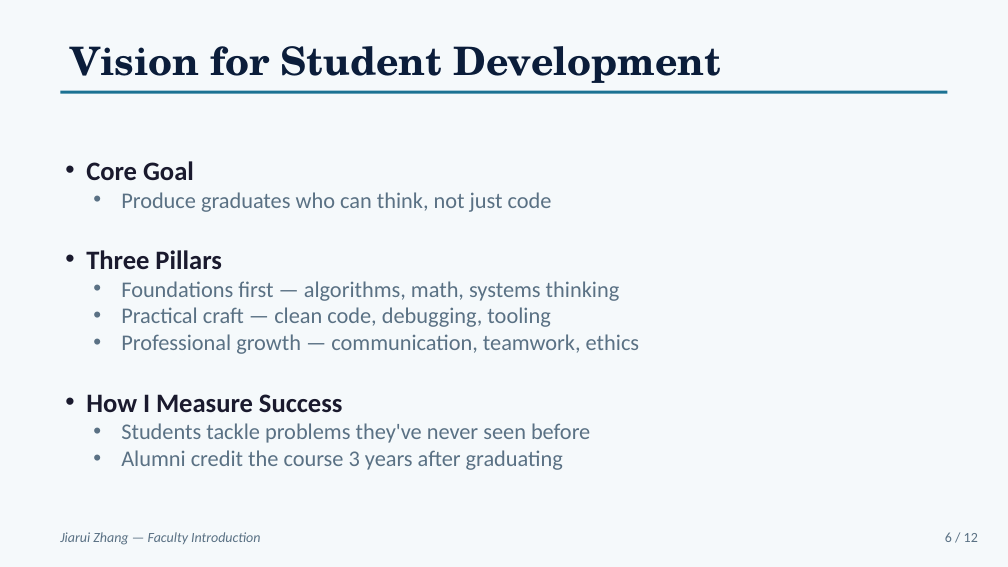
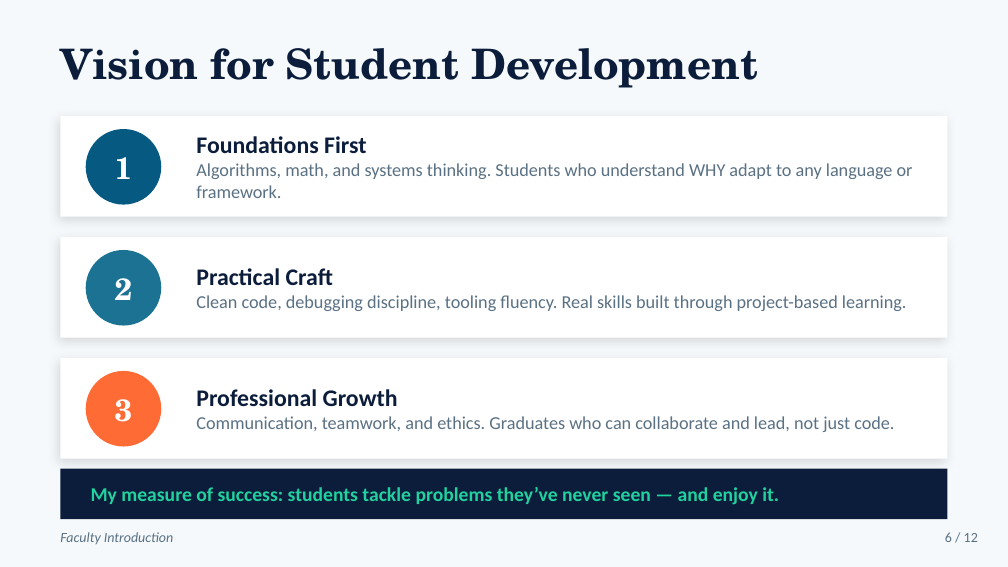
Before and after one commit to zjr506/ppttest, a slide deck: slide 6 of Faculty_Introduction.pptx. Drawn at 1008x567 pixels with LibreOffice and Linux fonts; fonts in the diff are those of the drawing. Boxes give left, top, right and bottom in pixels: in the first picture for what was removed or moved away, otherwise in the second. Text is boxed around its words. In the diff, an @@ line names an element or a change of style, - is before the commit and + after.

```diff
--- a/Faculty_Introduction.pptx
+++ b/Faculty_Introduction.pptx
@@ text "Vision for Student Development" at (x1=60, y1=48, x2=758, y2=88): size 28 to 30 pt @@
@@ rectangle resized from (x1=60, y1=91, x2=948, y2=94) to (x1=60, y1=116, x2=948, y2=217) @@
@@ rectangle at (x1=60, y1=116, x2=948, y2=217): fill #1C7293 to #FFFFFF; shadow on @@
@@ ellipse added at (x1=86, y1=129, x2=161, y2=205), fill #065A82 @@
@@ text added at (x1=196, y1=136, x2=913, y2=198), 13 pt, text #5A7184 @@
+Foundations First
+Algorithms, math, and systems thinking. Students who understand WHY adapt to any language or framework.
@@ text removed at (x1=86, y1=161, x2=640, y2=470) @@
-• Core Goal
-  • Produce graduates who can think, not just code
-• Three Pillars
-  • Foundations first — algorithms, math, systems thinking
-  • Practical craft — clean code, debugging, tooling
-  • Professional growth — communication, teamwork, ethics
-• How I Measure Success
-  • Students tackle problems they've never seen before
-  • Alumni credit the course 3 years after graduating
@@ text added at (x1=115, y1=157, x2=133, y2=179), 22 pt, text #FFFFFF, bold @@
+1
@@ rectangle added at (x1=60, y1=237, x2=948, y2=338), fill #FFFFFF @@
@@ ellipse added at (x1=86, y1=250, x2=161, y2=326), fill #1C7293 @@
@@ text added at (x1=196, y1=268, x2=907, y2=311), 13 pt, text #5A7184 @@
+Practical Craft
+Clean code, debugging discipline, tooling fluency. Real skills built through project-based learning.
@@ text added at (x1=115, y1=278, x2=133, y2=300), 22 pt, text #FFFFFF, bold @@
+2
@@ rectangle added at (x1=60, y1=358, x2=948, y2=459), fill #FFFFFF @@
@@ ellipse added at (x1=86, y1=371, x2=161, y2=447), fill #FF6B35 @@
@@ text added at (x1=196, y1=389, x2=894, y2=432), 13 pt, text #5A7184 @@
+Professional Growth
+Communication, teamwork, and ethics. Graduates who can collaborate and lead, not just code.
@@ text added at (x1=115, y1=399, x2=133, y2=422), 22 pt, text #FFFFFF, bold @@
+3
@@ rectangle added at (x1=60, y1=469, x2=948, y2=519), fill #0B1D3A @@
@@ text added at (x1=91, y1=487, x2=779, y2=505), 14 pt, text #21D19F, bold @@
+My measure of success: students tackle problems they’ve never seen — and enjoy it.
@@ text at (x1=60, y1=532, x2=173, y2=544): text changed @@
-Jiarui Zhang — Faculty Introduction
+Faculty Introduction
```
Also in this commit, not shown: 10 other slides changed, 1 slide added, 1 slide removed, 1 other file.
